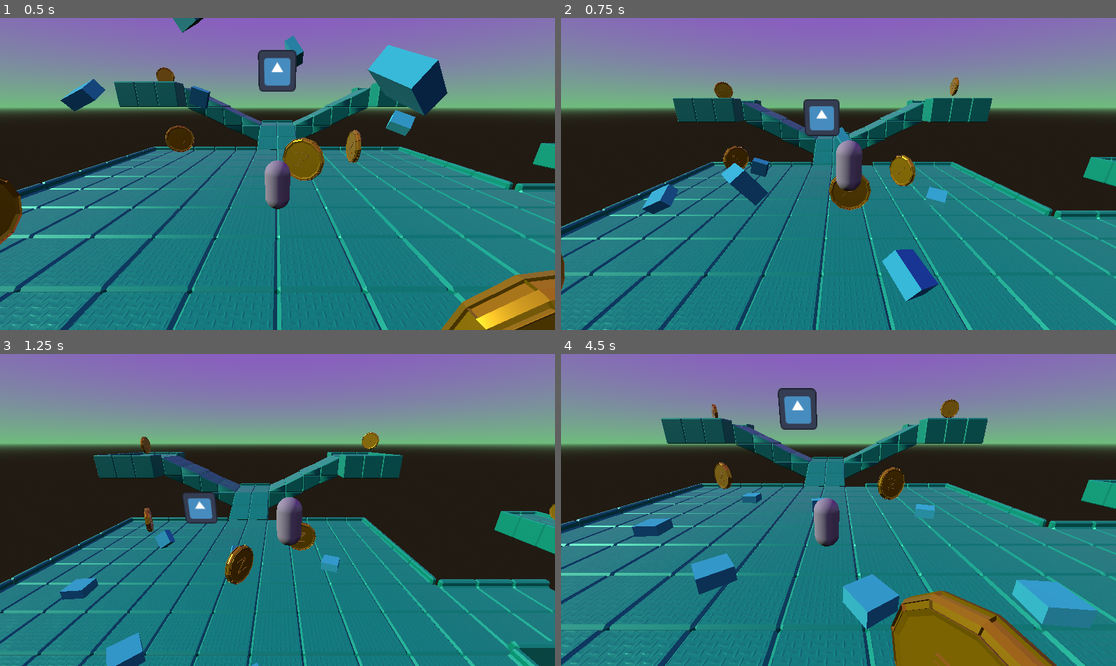
Above: before the commit, frames 1-4 (two rows, left to right).
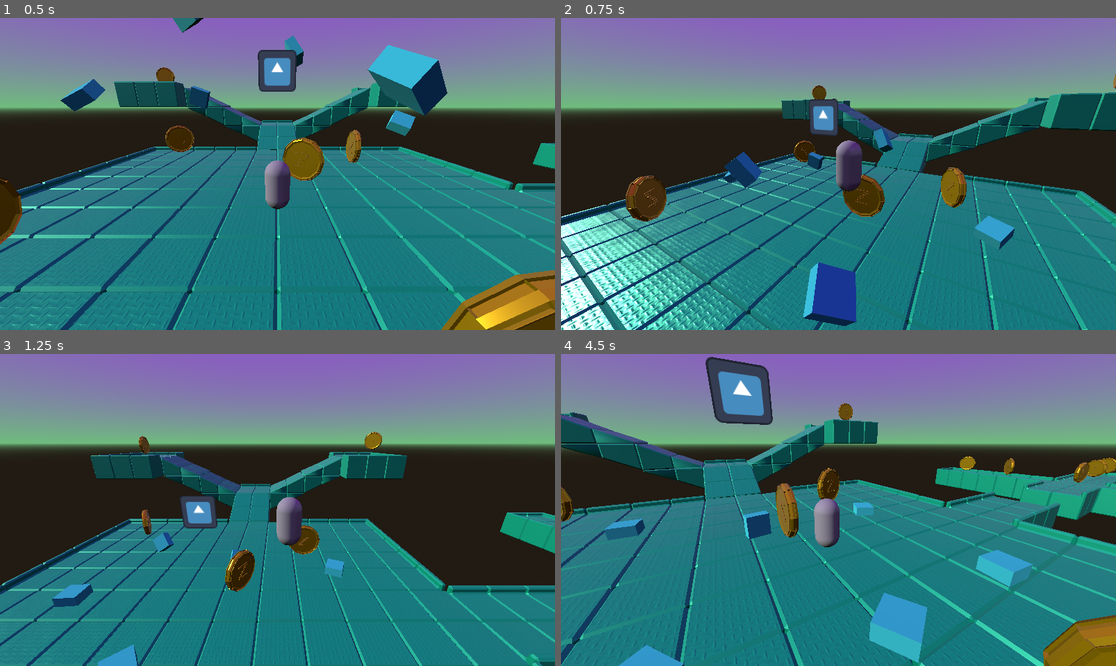
Above: after the commit, the same moments.

Repository: IsaiahMurray/3D-Platformer-Tutorial
Game: Godot game, scene res://scenes/level_1.tscn
Two runs of this game, one before a commit and one after it. Both use one fixed random seed, a clock stepped at 60 frames per second and the inputs below. The engine's default icon, where the game draws it, is replaced by a stand-in: a white triangle on a blue panel in a dark square.
Inputs:
- Up to frame 1 (0.5 s): no input
- Up to frame 2 (0.75 s): tap Enter (ui_accept) at 0.5 s; hold Right (ui_right) from 0.53 s (still down); tap A (camera_left) at 0.6 s
- Up to frame 3 (1.25 s): keep holding Right (ui_right); tap Enter (ui_accept) at 0.77 s; tap D (camera_right) at 0.8 s
- Up to frame 4 (4.5 s): release Right (ui_right) at 1.28 s; hold Down (ui_down) 1.28-2.03 s; tap D (camera_right) at 1.35, 2.3, 2.85, 3.8, 4.35 s; tap Enter (ui_accept) at 1.52, 3.02, 3.77 s; tap A (camera_left) at 1.55, 2.1, 3.05, 3.6 s; hold Right (ui_right) 2.03-2.78 s; hold Up (ui_up) 2.78-3.53 s; hold Left (ui_left) from 3.53 s (still down)

Frame 1 is identical in both runs. In frame 2, 32% of the frame differs, in the area x 0-100%, y 18-100%; in frame 3, 11%; in frame 4, 40%, in the area x 0-100%, y 0-100%.

Commit message:
Updated player script
-Added controls to orbit camera left and right

Diff:
--- a/3d-platformer-tutorial/player.gd
+++ b/3d-platformer-tutorial/player.gd
@@ -4,8 +4,15 @@
 const SPEED = 5.0
 const JUMP_VELOCITY = 12
 
+func _physics_process(delta: float) -> void:
 
-func _physics_process(delta: float) -> void:
+	# Orbit camera around player
+	if Input.is_action_just_pressed("camera_left"):
+		$Camera_Controller.rotate_y(deg_to_rad(30))
+
+	if Input.is_action_just_pressed("camera_right"):
+		$Camera_Controller.rotate_y(deg_to_rad(-30))
+
 	# Add the gravity.
 	if not is_on_floor():
 		velocity += get_gravity() * delta
@@ -17,7 +24,8 @@
 	# Get the input direction and handle the movement/deceleration.
 	# As good practice, you should replace UI actions with custom gameplay actions.
 	var input_dir := Input.get_vector("ui_left", "ui_right", "ui_up", "ui_down")
-	var direction := (transform.basis * Vector3(input_dir.x, 0, input_dir.y)).normalized()
+
+	var direction = ($Camera_Controller.transform.basis * Vector3(input_dir.x, 0, input_dir.y)).normalized()
 	if direction:
 		velocity.x = direction.x * SPEED
 		velocity.z = direction.z * SPEED
